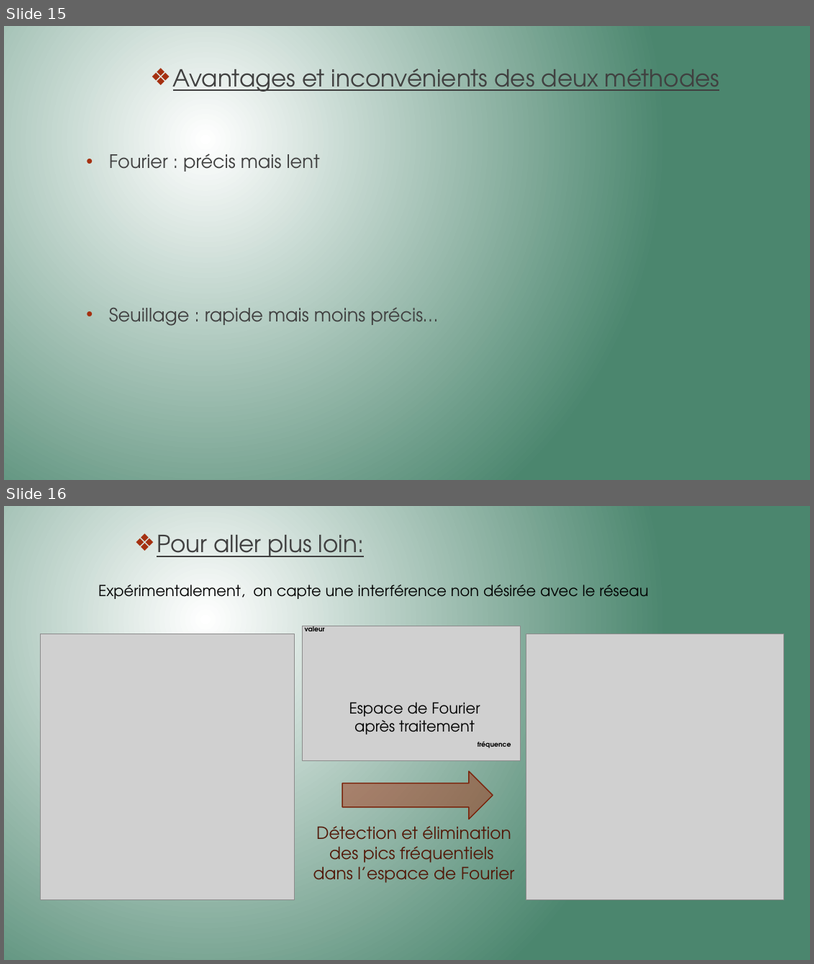
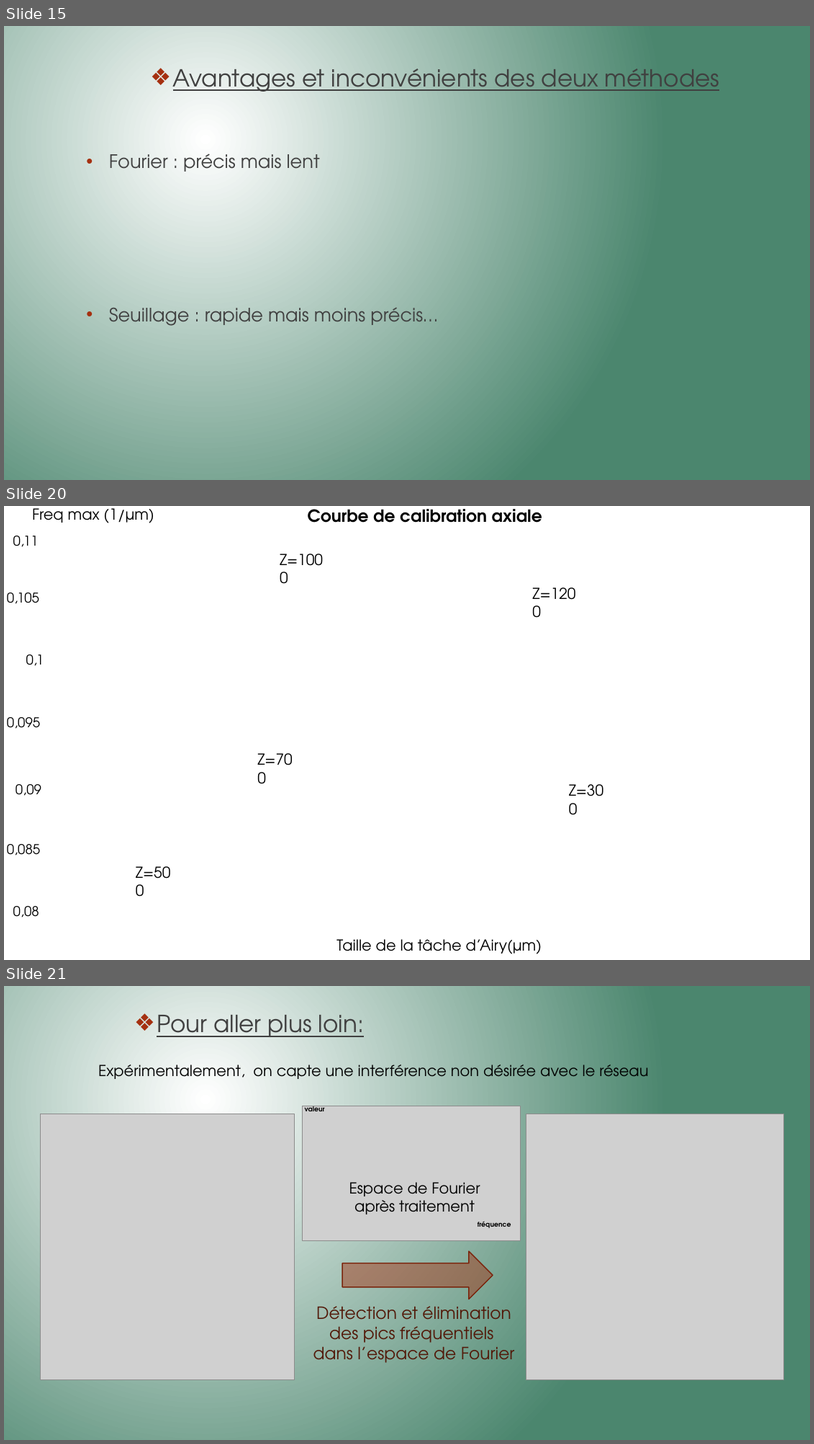
Before and after one commit to Killian-Herveau/PIMS, a slide deck: Pres_Avril/PresentationPIMSAvril.pptx. Shown one above the other, each under a label of ours: slides 15 and 16 before the commit, slides 15, 20 and 21 after it; the slides between them are not shown. The pictures are 814x964 and 814x1444 pixels, drawn with LibreOffice and Linux fonts; fonts in the diff are those of the drawing; grey boxes stand for pictures; background and template pictures are left out. Boxes give left, top, right and bottom in pixels: in the first picture for what was removed or moved away, otherwise in the second. Text is boxed around its words. In the diff, an @@ line names an element or a change of style, - is before the commit and + after.

```diff
--- a/Pres_Avril/PresentationPIMSAvril.pptx
+++ b/Pres_Avril/PresentationPIMSAvril.pptx
@@ slide 20 added at [4, 506, 810, 960], background picture (left out) @@
@@ rectangle added at [26, 506, 273, 533], fill #FFFFFF, 18 pt, text #000000 @@
+Freq max (1/µm)
@@ text added at [308, 509, 543, 523], 20 pt, text #000000, bold @@
+Courbe de calibration axiale
@@ text added at [13, 536, 39, 547], 16 pt, text #000000 @@
+0,11
@@ text added at [280, 554, 323, 572], 18 pt, text #000000 @@
+Z=1000
@@ text added at [532, 587, 576, 606], 18 pt, text #000000 @@
+Z=1200
@@ text added at [7, 592, 39, 604], 16 pt, text #000000 @@
+0,105
@@ text added at [26, 654, 44, 666], 16 pt, text #000000 @@
+0,1
@@ text added at [7, 717, 40, 728], 16 pt, text #000000 @@
+0,095
@@ text added at [257, 753, 292, 765], 18 pt, text #000000 @@
+Z=700
@@ text added at [16, 784, 41, 795], 16 pt, text #000000 @@
+0,09
@@ text added at [569, 784, 604, 803], 18 pt, text #000000 @@
+Z=300
@@ text added at [7, 844, 40, 855], 16 pt, text #000000 @@
+0,085
@@ text added at [136, 866, 170, 885], 18 pt, text #000000 @@
+Z=500
@@ text added at [13, 906, 39, 917], 16 pt, text #000000 @@
+0,08
@@ text added at [337, 939, 542, 954], 18 pt, text #000000 @@
+Taille de la tâche d’Airy(µm)
@@ what was slide 16 is now slide 21 @@
```
Also in this commit, not shown: 6 other slides added, 2 slides removed, 1 other file.
